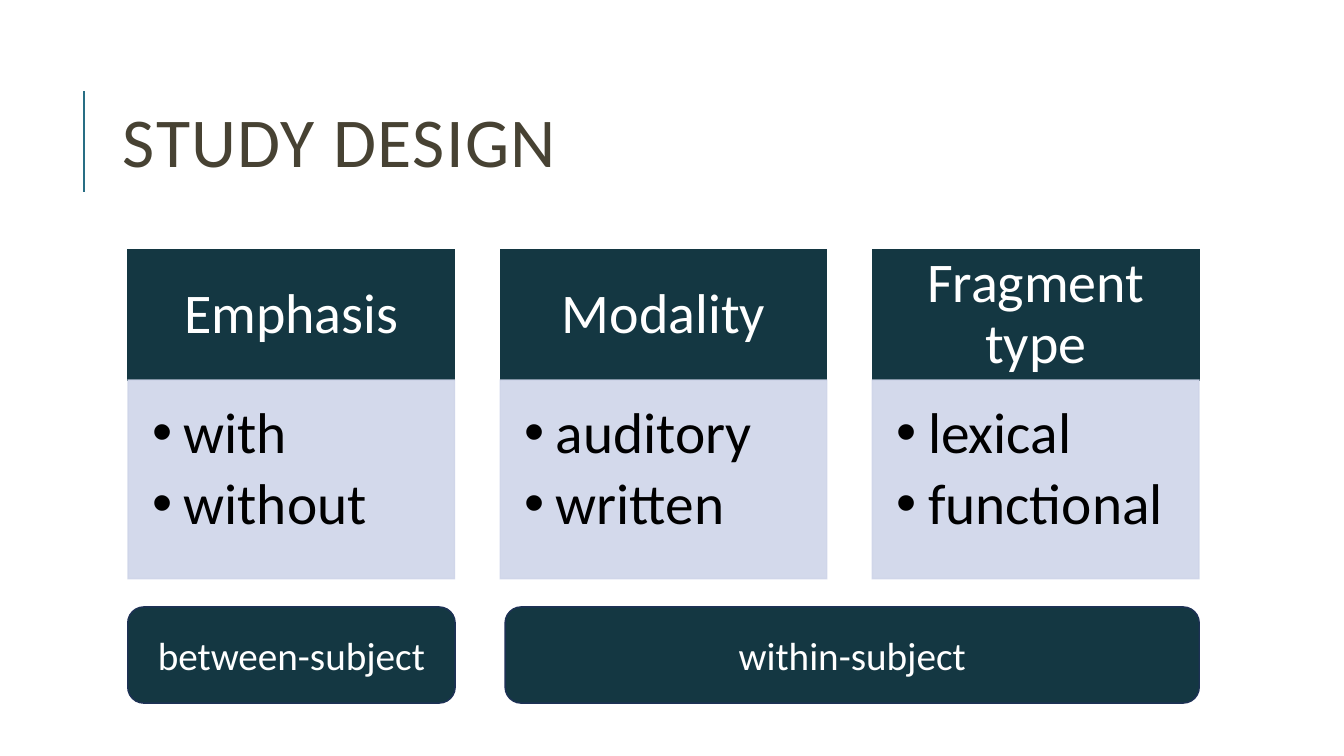
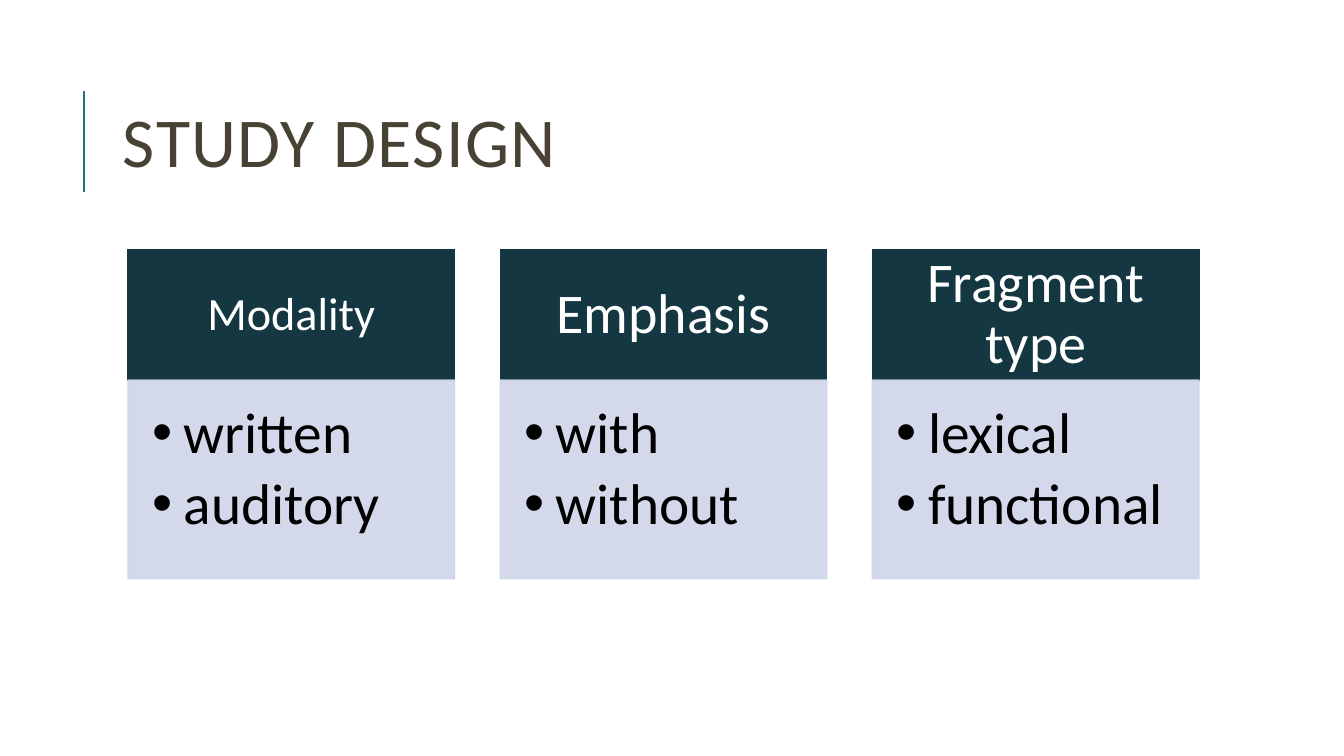
Before and after one commit to miriamschiele/MA, a slide deck: slide 19 of presentation/Miriam Schiele, MA presentation.pptx (slide 31 before the commit). Drawn at 1344x756 pixels with LibreOffice and Linux fonts; fonts in the diff are those of the drawing. Boxes give left, top, right and bottom in pixels: in the first picture for what was removed or moved away, otherwise in the second. Text is boxed around its words. In the diff, an @@ line names an element or a change of style, - is before the commit and + after.

```diff
--- a/presentation/Miriam Schiele, MA presentation.pptx
+++ b/presentation/Miriam Schiele, MA presentation.pptx
@@ text "Modality": place and size @@
-text "Modality" at (562,294,765,342)
+text "Modality" at (207,298,375,338)
@@ text "Modality" at (207,298,375,338): size 40 to 33 pt; less space between paragraphs @@
@@ text "Emphasis": place and size @@
-text "Emphasis" at (184,294,398,342)
+text "Emphasis" at (556,294,770,342)
@@ text "with": place and size @@
-text "with" at (184,413,367,525)
+text "with" at (556,413,739,525)
@@ text added at (184,413,380,534), 41 pt, text #000000 @@
+  • written
+  • auditory
@@ text removed at (556,413,752,525) @@
-  • auditory
-  • written
@@ rounded rectangle removed at (128,607,456,703) @@
-between-subject
@@ rounded rectangle removed at (505,607,1200,703) @@
-within-subject
```
Also in this commit, not shown: 17 other slides changed, 12 slides added, 14 slides removed, 3 other files.
